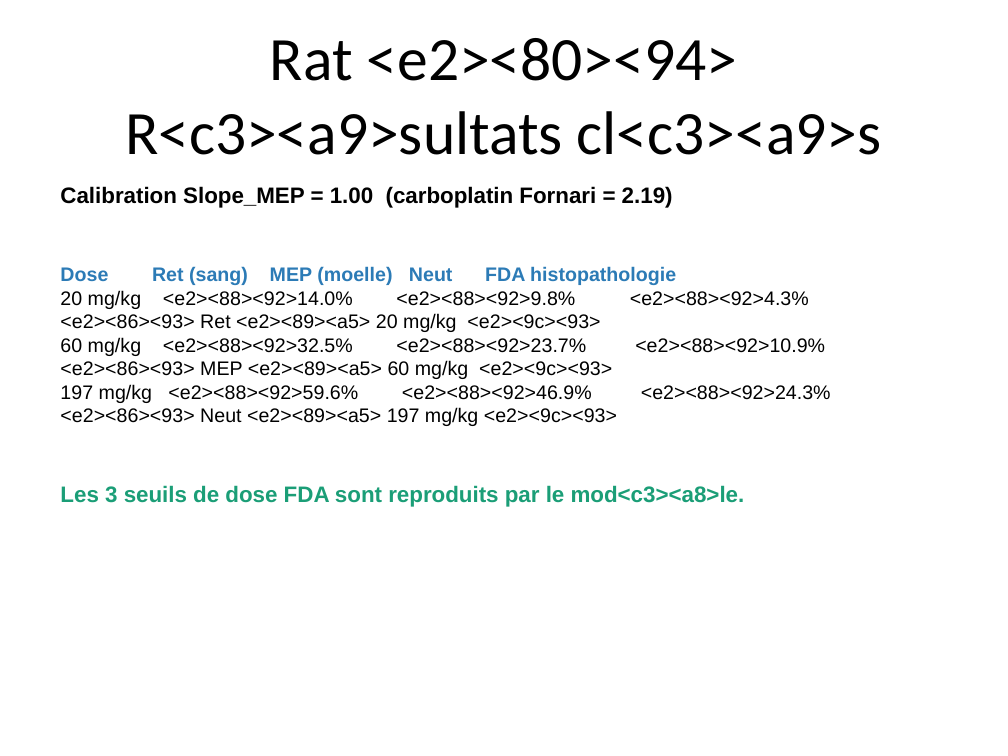
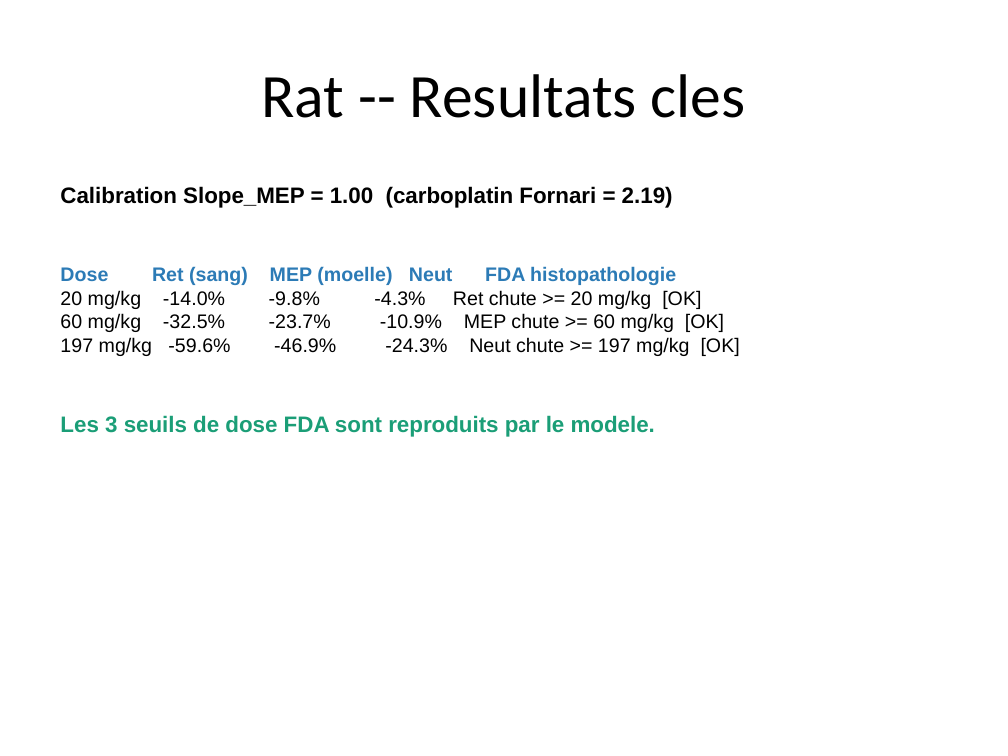
Before and after one commit to omarhss4k/Hema, a slide deck: slide 6 of scripts_tdxd/TDXD_presentation.pptx. Drawn at 1008x756 pixels with LibreOffice and Linux fonts; fonts in the diff are those of the drawing. Boxes give left, top, right and bottom in pixels: in the first picture for what was removed or moved away, otherwise in the second. Text is boxed around its words. In the diff, an @@ line names an element or a change of style, - is before the commit and + after.

```diff
--- a/scripts_tdxd/TDXD_presentation.pptx
+++ b/scripts_tdxd/TDXD_presentation.pptx
@@ title at [261,74,746,118]: text changed @@
-Rat <e2><80><94> R<c3><a9>sultats cl<c3><a9>s
+Rat -- Resultats cles
@@ text at [60,290,740,437]: text changed @@
-20 mg/kg <e2><88><92>14.0% <e2><88><92>9.8% <e2><88><92>4.3% <e2><86><93> Ret <e2><89><a5> 20 mg/kg <e2><9c><93>
-60 mg/kg <e2><88><92>32.5% <e2><88><92>23.7% <e2><88><92>10.9% <e2><86><93> MEP <e2><89><a5> 60 mg/kg <e2><9c><93>
-197 mg/kg <e2><88><92>59.6% <e2><88><92>46.9% <e2><88><92>24.3% <e2><86><93> Neut <e2><89><a5> 197 mg/kg <e2><9c><93>
-Les 3 seuils de dose FDA sont reproduits par le mod<c3><a8>le.
+20 mg/kg -14.0% -9.8% -4.3% Ret chute >= 20 mg/kg [OK]
+60 mg/kg -32.5% -23.7% -10.9% MEP chute >= 60 mg/kg [OK]
+197 mg/kg -59.6% -46.9% -24.3% Neut chute >= 197 mg/kg [OK]
+Les 3 seuils de dose FDA sont reproduits par le modele.
```
Also in this commit, not shown: 11 other slides changed, 1 other file.
